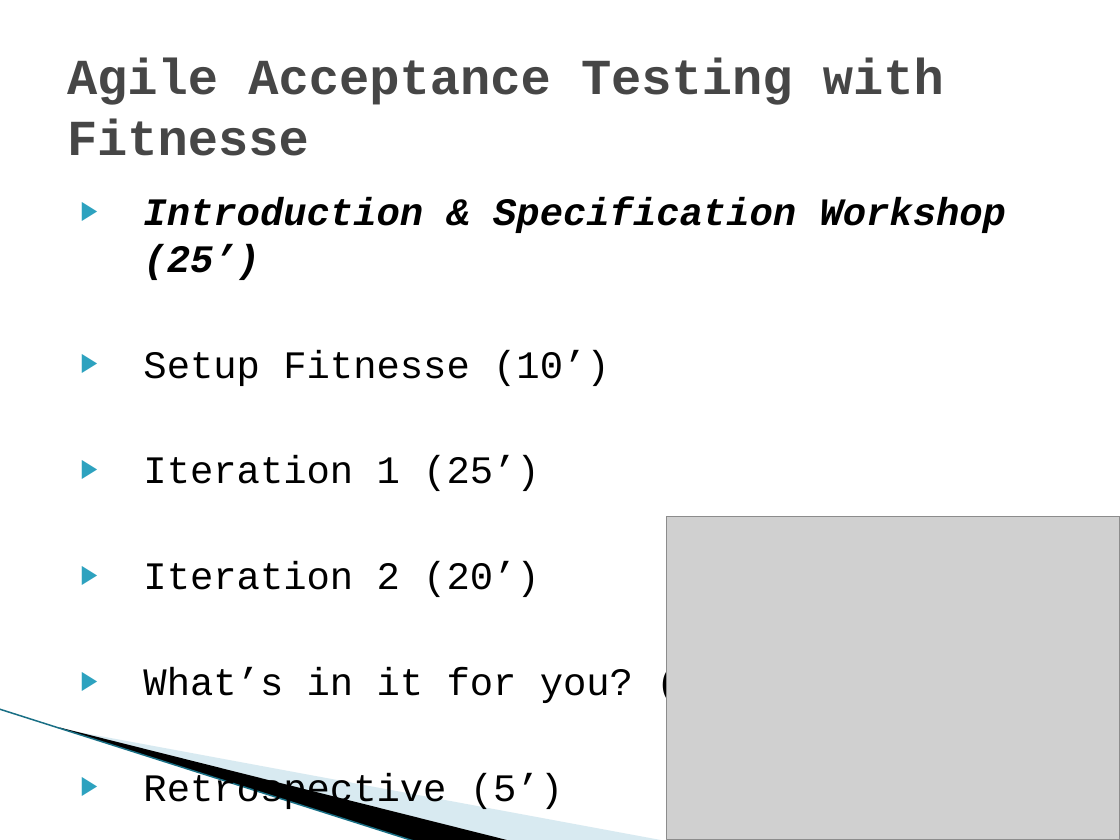
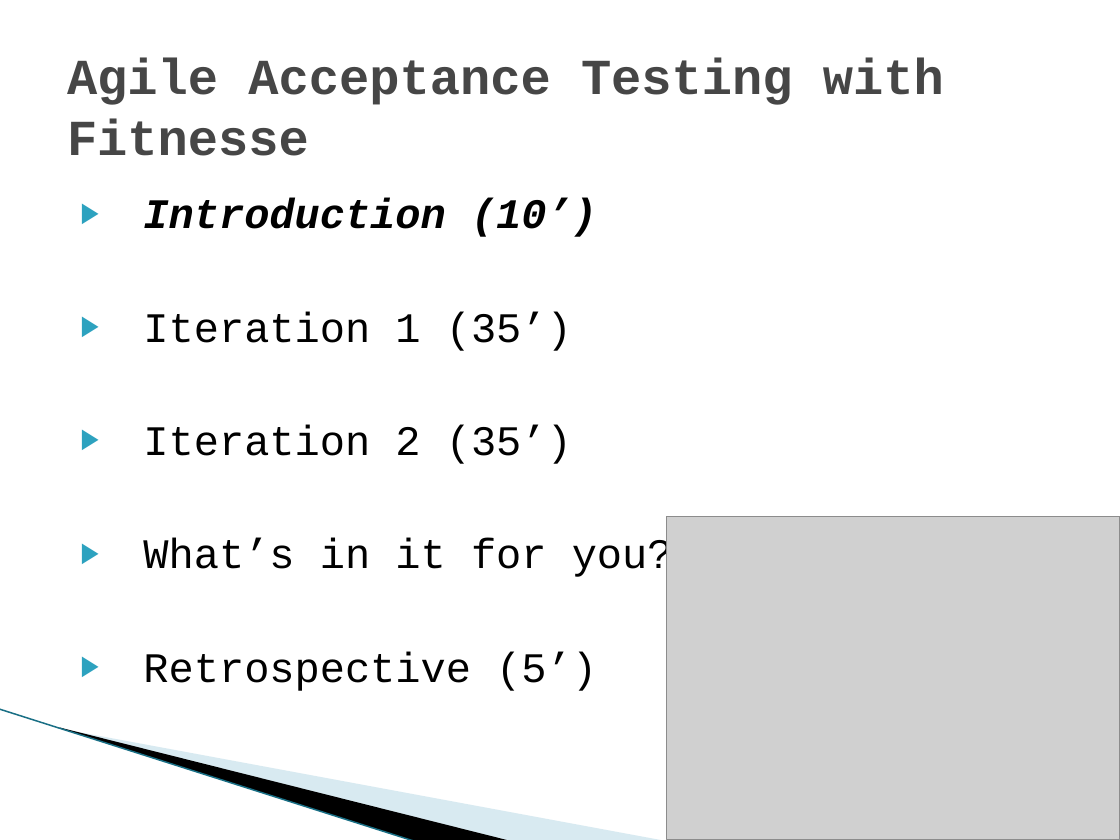
Before and after one commit to michelgrootjans/agileacceptancetesting, a slide deck: slide 3 of Slides/20090604_Ihc_AgileAcceptanceTesting.pptx. Drawn at 1120x840 pixels with LibreOffice and Linux fonts; fonts in the diff are those of the drawing; grey boxes stand for pictures; background and template pictures are left out. Boxes give left, top, right and bottom in pixels: in the first picture for what was removed or moved away, otherwise in the second. Text is boxed around its words. In the diff, an @@ line names an element or a change of style, - is before the commit and + after.

```diff
--- a/Slides/20090604_Ihc_AgileAcceptanceTesting.pptx
+++ b/Slides/20090604_Ihc_AgileAcceptanceTesting.pptx
@@ text at [143, 198, 597, 464]: text changed; size 25 to 27 pt @@
-▶ Introduction & Specification Workshop (25’)
-▶ Setup Fitnesse (10’)
-▶ Iteration 1 (25’)
-▶ Iteration 2 (20’)
+▶ Introduction (10’)
+▶ Iteration 1 (35’)
+▶ Iteration 2 (35’)
@@ text at [143, 538, 673, 691]: size 25 to 27 pt in "What’s in it for you? (5’)", "Retrospective (5’)" @@
```
Also in this commit, not shown: 4 other slides changed, 5 slides added, 6 slides removed, 3 other files.
